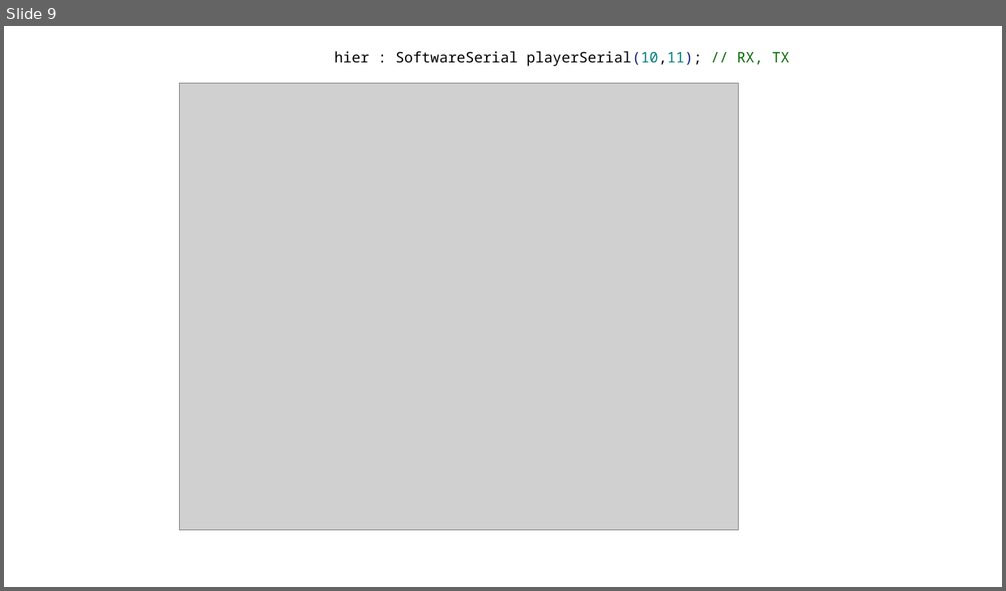
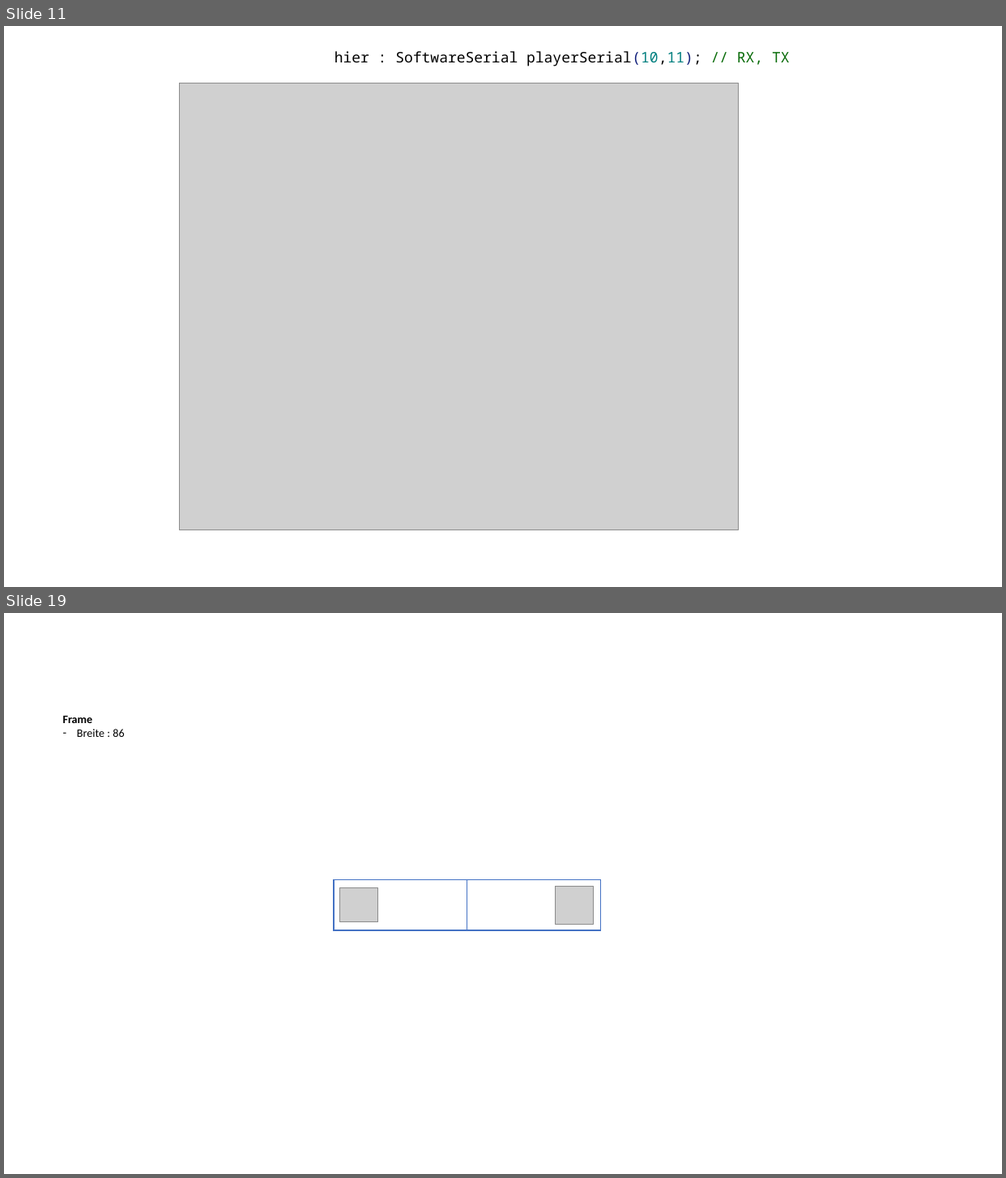
Before and after one commit to jeskes/activityboard, a slide deck: Activityboard.pptx. Shown one above the other, each under a label of ours: slide 9 before the commit, slides 11 and 19 after it; the slides between them are not shown. The pictures are 1006x591 and 1006x1178 pixels, drawn with LibreOffice and Linux fonts; fonts in the diff are those of the drawing; grey boxes stand for pictures. Boxes give left, top, right and bottom in pixels: in the first picture for what was removed or moved away, otherwise in the second. Text is boxed around its words. In the diff, an @@ line names an element or a change of style, - is before the commit and + after.

```diff
--- a/Activityboard.pptx
+++ b/Activityboard.pptx
@@ slide 19 added at [4,613,1002,1174], background #FFFFFF @@
@@ text added at [63,716,124,737], 11 pt, text #000000 @@
+Frame
+– Breite : 86
@@ rectangle added at [334,880,601,931], outline #4472C4 1 pt @@
@@ picture added at [340,888,378,923] @@
@@ line added from (467, 880) to (467, 931), #4472C4 0.5 pt @@
@@ picture added at [555,886,593,924] @@
@@ what was slide 9 is now slide 11 @@
```
Also in this commit, not shown: 3 slides changed, 10 other slides added, 46 other files.
